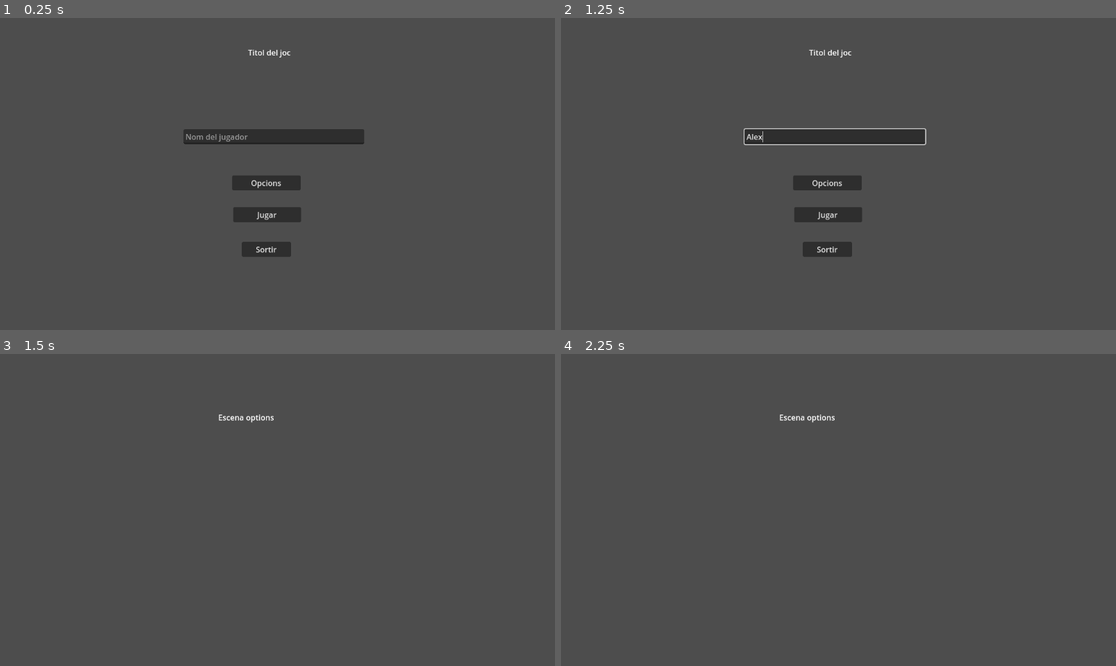
Above: before the commit, frames 1-4 (two rows, left to right).
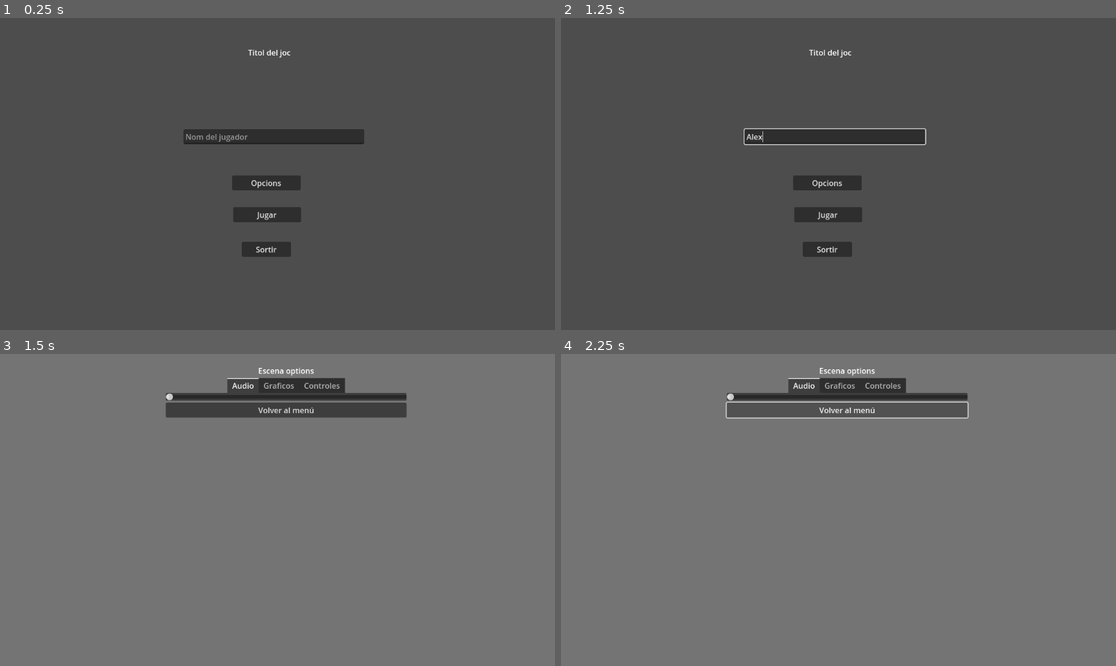
Above: after the commit, the same moments.

Repository: alzaaa6/practica4_Godot
Game: Godot game, scene res://SCENES/PantallaInici.tscn
The game is run twice, just before and just after one commit, with the same random seed, the same clock (stepped at 60 frames per second) and the same inputs.
Inputs (mouse positions are in pixels of both pictures, inside the frame that each line leads up to):
- Up to frame 1 (0.25 s): no input
- Up to frame 2 (1.25 s): click (832, 136) at 0.52 s; type "Alex" at 0.6 s
- Up to frame 3 (1.5 s): click "Opcions" at 1.25 s
- Up to frame 4 (2.25 s): click (849, 410) at 2 s, where only the run after the commit has a clickable "Volver al menú"

Frames 1-2 are identical in both runs. In frame 3, 97% of the frame differs, in the area x 0-100%, y 0-100%; in frame 4, 97%.

Commit message:
Estructura options

Diff:
--- a/SCENES/Options.tscn
+++ b/SCENES/Options.tscn
@@ -8,10 +8,62 @@
 grow_horizontal = 2
 grow_vertical = 2
 
-[node name="Label" type="Label" parent="."]
+[node name="ColorRect" type="ColorRect" parent="."]
+layout_mode = 1
+anchors_preset = 15
+anchor_right = 1.0
+anchor_bottom = 1.0
+grow_horizontal = 2
+grow_vertical = 2
+color = Color(0.45452422, 0.45452428, 0.45452422, 1)
+
+[node name="VBoxContainer" type="VBoxContainer" parent="."]
 layout_mode = 0
-offset_left = 453.0
-offset_top = 120.0
-offset_right = 493.0
-offset_bottom = 143.0
+offset_left = 344.0
+offset_top = 23.0
+offset_right = 844.0
+offset_bottom = 625.0
+
+[node name="Label" type="Label" parent="VBoxContainer"]
+layout_mode = 2
 text = "Escena options"
+horizontal_alignment = 1
+
+[node name="TabContainer" type="TabContainer" parent="VBoxContainer"]
+layout_mode = 2
+tab_alignment = 1
+current_tab = 0
+
+[node name="Audio" type="VBoxContainer" parent="VBoxContainer/TabContainer"]
+layout_mode = 2
+metadata/_tab_index = 0
+
+[node name="BarraVolumen" type="HSlider" parent="VBoxContainer/TabContainer/Audio"]
+layout_mode = 2
+
+[node name="Graficos" type="VBoxContainer" parent="VBoxContainer/TabContainer"]
+visible = false
+layout_mode = 2
+metadata/_tab_index = 1
+
+[node name="CheckBoxPantallaCompleta" type="CheckBox" parent="VBoxContainer/TabContainer/Graficos"]
+layout_mode = 2
+text = "Activar pantalla completa"
+
+[node name="OpcionesResolucionPantalla" type="OptionButton" parent="VBoxContainer/TabContainer/Graficos"]
+layout_mode = 2
+selected = 0
+item_count = 2
+popup/item_0/text = "1920x1080"
+popup/item_0/id = 0
+popup/item_1/text = "720x480"
+popup/item_1/id = 1
+
+[node name="Controles" type="VBoxContainer" parent="VBoxContainer/TabContainer"]
+visible = false
+layout_mode = 2
+metadata/_tab_index = 2
+
+[node name="BtnVolver" type="Button" parent="VBoxContainer"]
+layout_mode = 2
+text = "Volver al menú"
